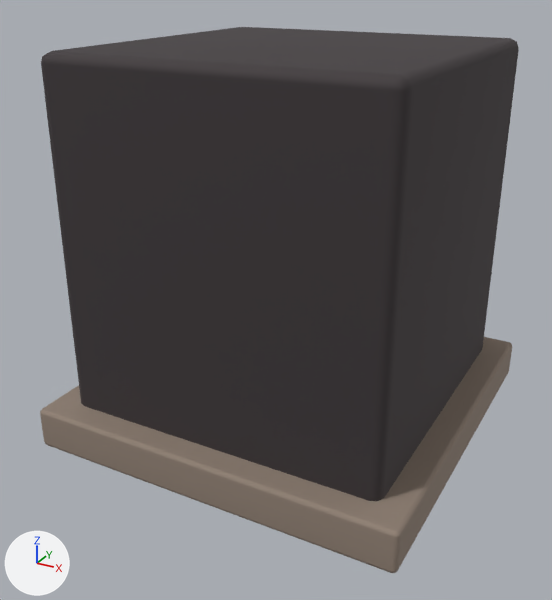
A saved change to the glTF model godot/campaign/art/structures/uplink-base-0.glb.
Before and after are seen from a camera (50 mm lens) standing at (0.859, -1.674, 1.156) and looking at (-0.019, -0.078, 0.358). Arrows for +X, +Y and +Z are at lower left; the lights stay in place. The picture after the commit comes second. Where no turn or scale is listed for an object, it has been applied to the vertices. Vertices at exactly the same position are counted once.

Objects in the first picture: 'uplink_0', 'uplink_1'.
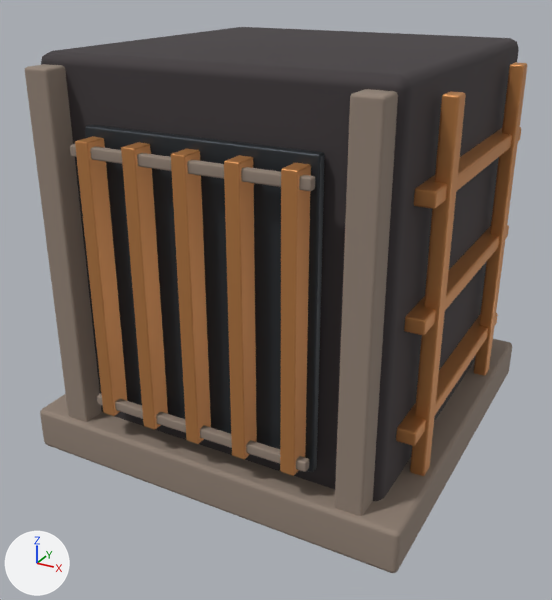
What the commit changed:
me_cube_001 is used by ob_uplink_1; location (0.0, 0.0, 0.0).
me_cube_001 had 280 vertices, 540 faces and spanned x -0.49..0.49, y -0.49..0.493, z 0.0..0.96.
me_cube_001 now has 504 vertices, 972 faces and spans x -0.49..0.49, y -0.493..0.493, z 0.0..0.96.
me_cube_001 part 1: the loose piece of 56 vertices spanning x -0.403..-0.338, y 0.4..0.476, z 0.04..0.96 is copied, and the copy is moved by (0.0, -0.876, 0.0); it spans x -0.403..-0.338, y -0.476..-0.401, z 0.04..0.96.
me_cube_001 part 2: the loose piece of 56 vertices spanning x 0.338..0.403, y 0.4..0.476, z 0.04..0.96 is copied, and the copy is moved by (0.0, -0.876, 0.0); it spans x 0.338..0.403, y -0.476..-0.401, z 0.04..0.96.
me_cube_001 part 3: the loose piece of 56 vertices spanning x -0.28..0.28, y 0.473..0.493, z 0.188..0.213 is copied, and the copy is moved by (0.0, -0.966, 0.0); it spans x -0.28..0.28, y -0.493..-0.473, z 0.187..0.212.
me_cube_001 part 4: the loose piece of 56 vertices spanning x -0.28..0.28, y 0.473..0.493, z 0.788..0.813 is copied, and the copy is moved by (0.0, -0.966, 0.0); it spans x -0.28..0.28, y -0.493..-0.473, z 0.788..0.813.
me_cube_004 is used by ob_uplink_2; location (0.0, 0.0, 0.0).
me_cube_004 had 56 vertices, 108 faces and spanned x -0.275..0.275, y 0.425..0.449, z 0.155..0.845.
me_cube_004 now has 112 vertices, 216 faces and spans x -0.275..0.275, y -0.449..0.449, z 0.155..0.845.
me_cube_004 part 5: the loose piece of 56 vertices spanning x -0.275..0.275, y 0.425..0.449, z 0.155..0.845 is copied, and the copy is moved by (0.0, -0.874, 0.0); it spans x -0.275..0.275, y -0.449..-0.425, z 0.155..0.845.
me_cube_005 is used by ob_uplink_3; location (0.0, 0.0, 0.0).
me_cube_005 had 280 vertices, 540 faces and spanned x -0.257..0.257, y 0.445..0.501, z 0.175..0.825.
me_cube_005 now has 1120 vertices, 2160 faces and spans x -0.47..0.47, y -0.501..0.501, z 0.06..0.94.
me_cube_005 part 6: the loose piece of 56 vertices spanning x -0.257..-0.223, y 0.445..0.501, z 0.175..0.825 is copied, and the copy is moved by (0.0, -0.946, 0.0); it spans x -0.257..-0.223, y -0.501..-0.446, z 0.175..0.825.
me_cube_005 part 7: the loose piece of 56 vertices spanning x -0.137..-0.103, y 0.445..0.501, z 0.175..0.825 is copied, and the copy is moved by (0.0, -0.946, 0.0); it spans x -0.137..-0.103, y -0.501..-0.446, z 0.175..0.825.
me_cube_005 part 8: the loose piece of 56 vertices spanning x -0.017..0.017, y 0.445..0.501, z 0.175..0.825 is copied, and the copy is moved by (0.0, -0.946, 0.0); it spans x -0.017..0.017, y -0.501..-0.446, z 0.175..0.825.
me_cube_005 part 9: the loose piece of 56 vertices spanning x 0.103..0.137, y 0.445..0.501, z 0.175..0.825 is copied, and the copy is moved by (0.0, -0.946, 0.0); it spans x 0.103..0.137, y -0.501..-0.446, z 0.175..0.825.
me_cube_005 part 10: the loose piece of 56 vertices spanning x 0.223..0.257, y 0.445..0.501, z 0.175..0.825 is copied, and the copy is moved by (0.0, -0.946, 0.0); it spans x 0.223..0.257, y -0.501..-0.446, z 0.175..0.825.
me_cube_005 part 11: 280 vertices added at x 0.417..0.47, y -0.345..0.345, z 0.06..0.94.
Other edits to the shape of me_cube_005 do not show in these pictures.

Location of each change, [x1, y1, x2, y2] in pixels of the pictures (552 x 600 px):
'uplink_1', reshaped
    before: [40, 337, 512, 573]
    after: [25, 64, 512, 573]
'uplink_3', reshaped (not visible before)
    after: [75, 62, 527, 476]
'uplink_2', reshaped (not visible before)
    after: [85, 125, 325, 472]
part 1 of me_cube_001, added (brown)
    after: [25, 64, 102, 422]
part 2 of me_cube_001, added (brown)
    after: [335, 89, 398, 516]
part 3 of me_cube_001, added
    after: [97, 394, 309, 472]
part 4 of me_cube_001, added (brown)
    after: [70, 144, 315, 191]
part 6 of me_cube_005, added (orange)
    after: [75, 136, 127, 416]
part 7 of me_cube_005, added (orange)
    after: [121, 142, 168, 430]
part 8 of me_cube_005, added (orange)
    after: [171, 149, 211, 444]
part 9 of me_cube_005, added (orange)
    after: [224, 155, 257, 459]
part 10 of me_cube_005, added (orange)
    after: [280, 163, 311, 476]
part 11 of me_cube_005, added (orange)
    after: [396, 62, 527, 476]
'uplink_0', unchanged, covered by the edit
    both: [41, 27, 519, 501]
